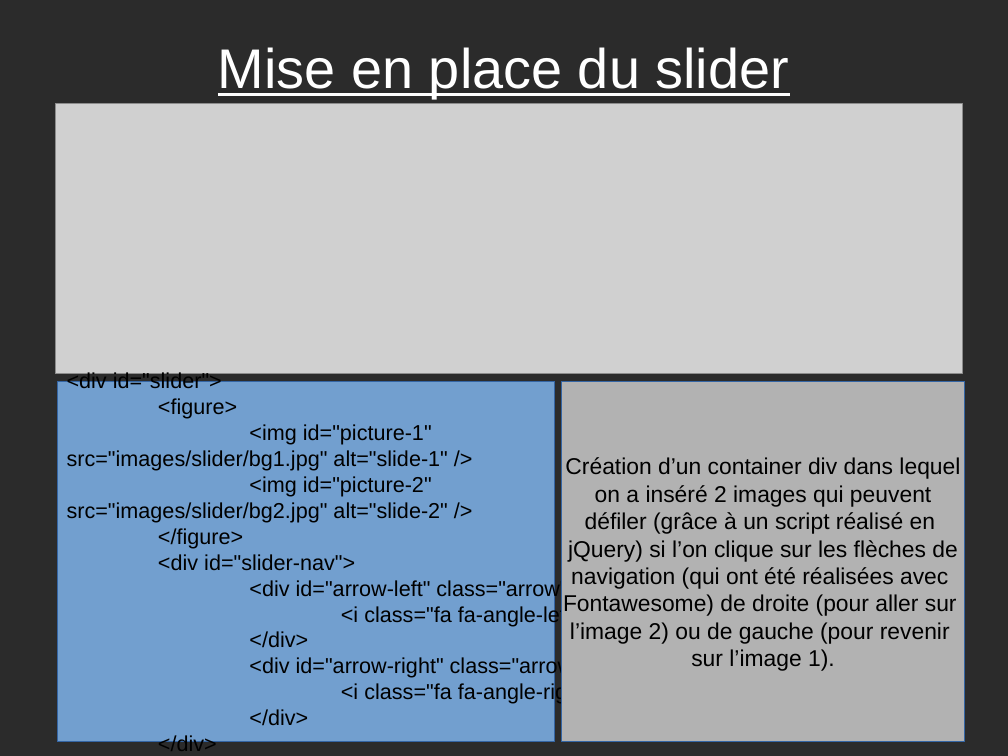
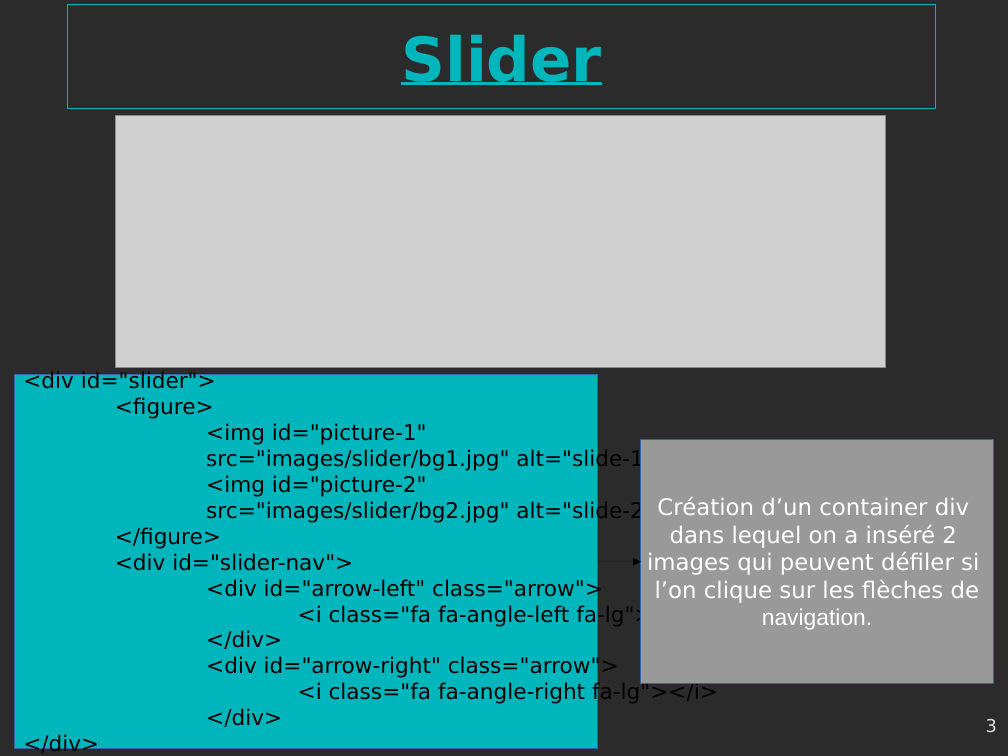
Before and after one commit to gambit13009/webagency, a slide deck: slide 3 of Webagency-presentation.odp (slide 2 before the commit). Drawn at 1008x756 pixels with LibreOffice and Linux fonts; fonts in the diff are those of the drawing; grey boxes stand for pictures; background and template pictures are left out; a plain dark background stands for a picture behind light text. Boxes give left, top, right and bottom in pixels: in the first picture for what was removed or moved away, otherwise in the second. Text is boxed around its words. In the diff, an @@ line names an element or a change of style, - is before the commit and + after.

```diff
--- a/Webagency-presentation.odp
+++ b/Webagency-presentation.odp
@@ title added at [68, 5, 936, 108], outline #00B6BD 0 pt, 48 pt, text #00B6BD, bold, underline @@
+Slider
@@ title removed at [218, 47, 789, 98] @@
-Mise en place du slider
@@ picture: place and size @@
-picture at [56, 103, 963, 374]
+picture at [115, 115, 886, 368]
@@ rectangle "<div id="slider">": place and size @@
-rectangle "<div id="slider">" at [58, 381, 554, 742]
+rectangle "<div id="slider">" at [15, 374, 598, 748]
@@ rectangle "<div id="slider">" at [15, 374, 598, 748]: font Arial to DejaVu Sans; fill #729FCF to #00B6BD @@
@@ rectangle "Création d’un container div": place and size @@
-rectangle "Création d’un container div" at [562, 381, 965, 742]
+rectangle "Création d’un container div" at [641, 439, 994, 684]
@@ rectangle "Création d’un container div" at [641, 439, 994, 684]: fill #B2B2B2 to #999999 @@
@@ text in rectangle at [647, 498, 980, 630]: text changed; font Arial to DejaVu Sans; text colour #000000 to #FFFFFF @@
-Création d’un container div dans lequel
-on a inséré 2 images qui peuvent
-défiler (grâce à un script réalisé en
-jQuery) si l’on clique sur les flèches de
-navigation (qui ont été réalisées avec
-Fontawesome) de droite (pour aller sur
-l’image 2) ou de gauche (pour revenir
-sur l’image 1).
+Création d’un container div
+dans lequel on a inséré 2
+images qui peuvent défiler si
+l’on clique sur les flèches de
+navigation.
@@ arrow added from (598, 562) to (641, 562), #000000 0 pt @@
@@ page number added at [986, 719, 997, 733], 14 pt, text #DDDDDD @@
+3
```
Also in this commit, not shown: 9 other slides changed, 1 slide added, 5 other files.
